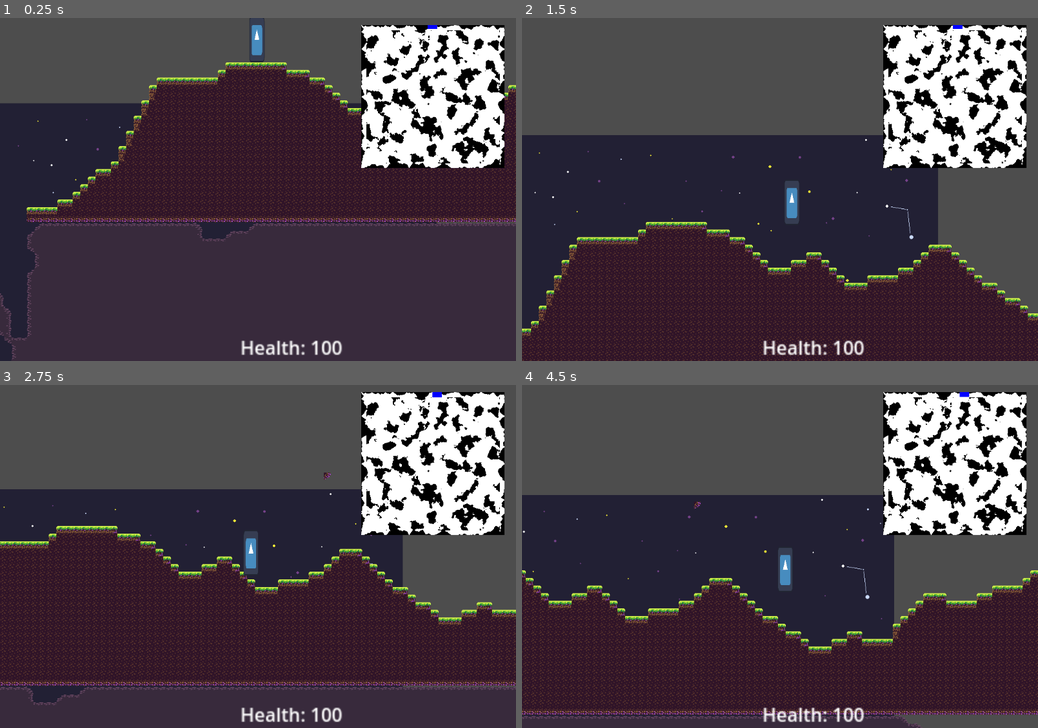
Above: before the commit, frames 1-4 (two rows, left to right).
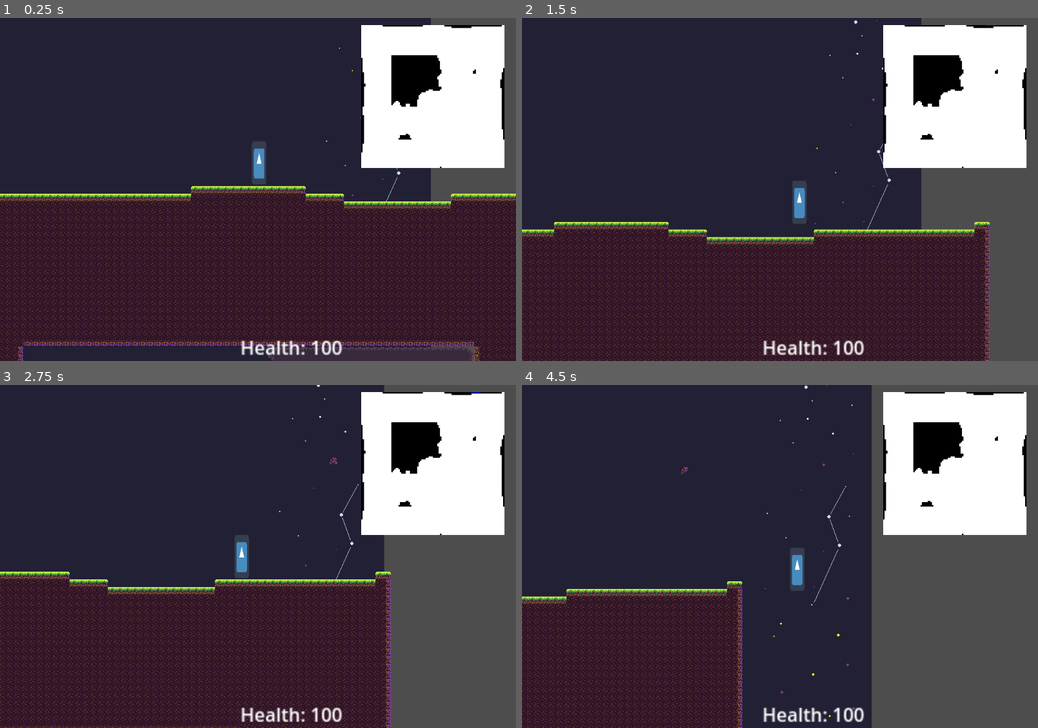
Above: after the commit, the same moments.

Repository: EamonnER/TerraWorlds
Game: Godot game, scene res://game.tscn
Two runs of this game, one before a commit and one after it. Both use one fixed random seed, a clock stepped at 60 frames per second and the inputs below. The engine's default icon, where the game draws it, is replaced by a stand-in: a white triangle on a blue panel in a dark square.
Inputs (mouse positions are in pixels of both pictures, inside the frame that each line leads up to):
- Up to frame 1 (0.25 s): no input
- Up to frame 2 (1.5 s): move the mouse to (893, 172) at 0.52 s; hold Shift (sprint, bound only after the commit) 0.53-1.28 s; hold D (game_right) from 0.53 s (still down); tap Space (game_jump) at 0.77 s; move the mouse to (676, 206) at 1.27 s; click (676, 206) at 1.35 s
- Up to frame 3 (2.75 s): tap Space (game_jump) at 1.52 s; tap Shift (sprint, bound only after the commit) at 1.55 s; move the mouse to (309, 481) at 2.02 s; release D (game_right) at 2.03 s; hold A (game_left) from 2.03 s (still down); hold Shift (sprint, bound only after the commit) from 2.03 s (still down); right-click (309, 481) at 2.1 s
- Up to frame 4 (4.5 s): move the mouse to (754, 625) at 2.77 s; release A (game_left) at 2.78 s; release Shift (sprint, bound only after the commit) at 2.78 s; hold D (game_right) 2.78-4.28 s; tap Shift (sprint, bound only after the commit) at 2.85 s; tap Space (game_jump) at 3.02, 3.77 s; move the mouse to (934, 607) at 3.52 s; hold Shift (sprint, bound only after the commit) 3.53-4.28 s; move the mouse to (625, 505) at 4.27 s; hold A (game_left) from 4.28 s (still down); click (625, 505) at 4.35 s

The runs differ from the first frame. In frame 1, 34% of the frame differs, in the area x 0-100%, y 0-100%; in frame 2, 37%; in frame 3, 46%; in frame 4, 47%.

Commit message:
Added sprint with left shift
Uses SPRINT_MOD in entity

Diff:
--- a/project.godot
+++ b/project.godot
@@ -128,6 +128,12 @@
 , Object(InputEventJoypadMotion,"resource_local_to_scene":false,"resource_name":"","device":-1,"axis":4,"axis_value":1.0,"script":null)
 ]
 }
+sprint={
+"deadzone": 0.5,
+"events": [Object(InputEventKey,"resource_local_to_scene":false,"resource_name":"","device":0,"window_id":0,"alt_pressed":false,"shift_pressed":false,"ctrl_pressed":false,"meta_pressed":false,"pressed":false,"keycode":0,"physical_keycode":4194325,"key_label":0,"unicode":0,"location":1,"echo":false,"script":null)
+, Object(InputEventJoypadButton,"resource_local_to_scene":false,"resource_name":"","device":-1,"button_index":7,"pressure":0.0,"pressed":false,"script":null)
+]
+}
 
 [layer_names]
 
--- a/src/entity/entity.gd
+++ b/src/entity/entity.gd
@@ -2,6 +2,7 @@
 class_name Entity
 
 const SPEED = 300.0
+const SPRINT_MOD = 2.0
 const ACCELERATION = 1000.0
 const DECELERATION = 1500.0
 const TERMINAL_VELOCITY = 8000.0
--- a/src/entity/player/player.gd
+++ b/src/entity/player/player.gd
@@ -43,9 +43,13 @@
 	if motion_mode == MotionMode.MOTION_MODE_GROUNDED:
 		# Apply acceleration or decelleration
 		if sign(horizontal_direction) == sign(new_velocity.x):
-			new_velocity.x = move_toward(new_velocity.x, SPEED*horizontal_direction, ACCELERATION*delta)
+			if Input.is_action_pressed("sprint"):
+				new_velocity.x = move_toward(new_velocity.x, SPEED*horizontal_direction*SPRINT_MOD, ACCELERATION*delta)
+			else:
+				new_velocity.x = move_toward(new_velocity.x, SPEED*horizontal_direction, ACCELERATION*delta)
 		else:
 			new_velocity.x = move_toward(new_velocity.x, SPEED*horizontal_direction, DECELERATION*delta)
+
 	else:  # Debug Movement
 		new_velocity.x = move_toward(new_velocity.x, SPEED*horizontal_direction*10, ACCELERATION*delta*10)
 		new_velocity.y = move_toward(new_velocity.y, SPEED*vertical_direction*10, ACCELERATION*delta*10)
--- a/src/world/world.gd
+++ b/src/world/world.gd
@@ -4,7 +4,7 @@
 
 @onready var foreground: TileMapLayer = $Foreground
 
-const WORLD_SIZE: int = 600  # Total width / height of world (should be even)
+const WORLD_SIZE: int = 100  # Total width / height of world (should be even)
 const MAP_SIZE: int = WORLD_SIZE * 4  # Total width / height of playable / explorable area
 
 const DIRT_ID: Vector2i = Vector2i(0, 0)
